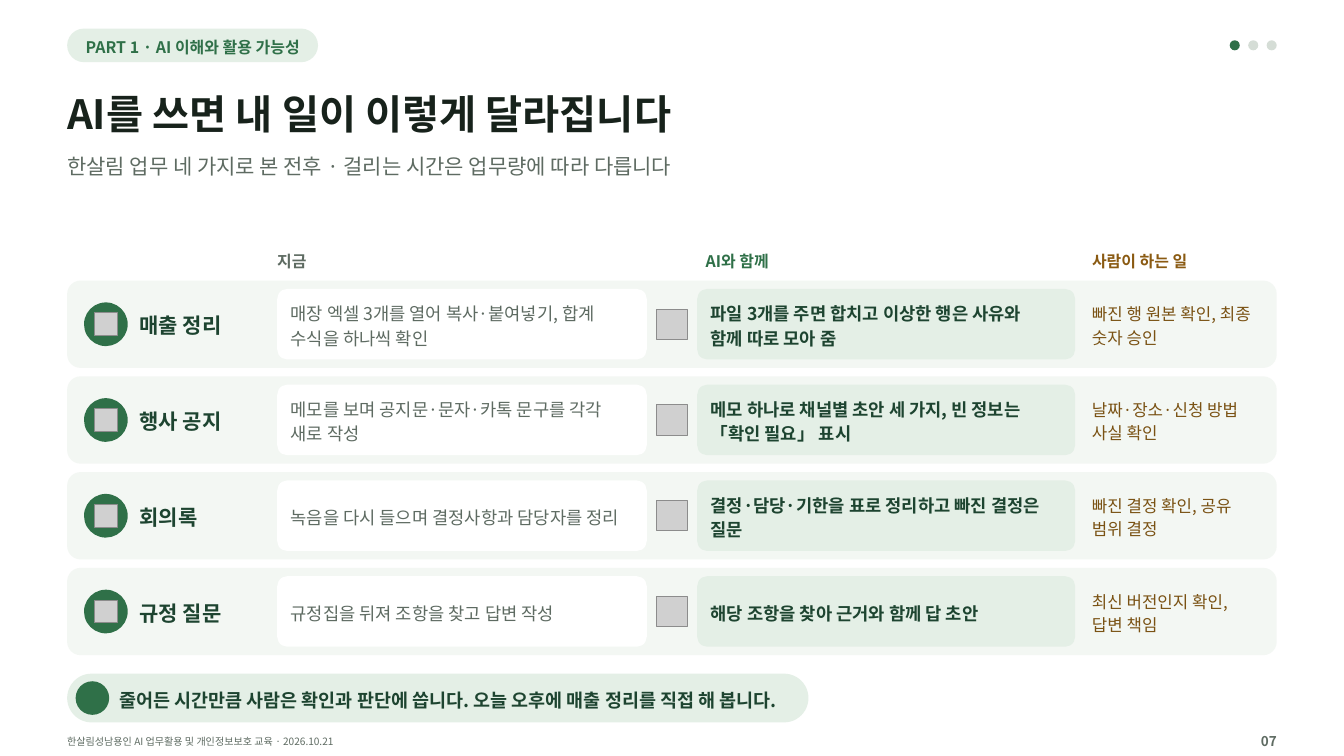
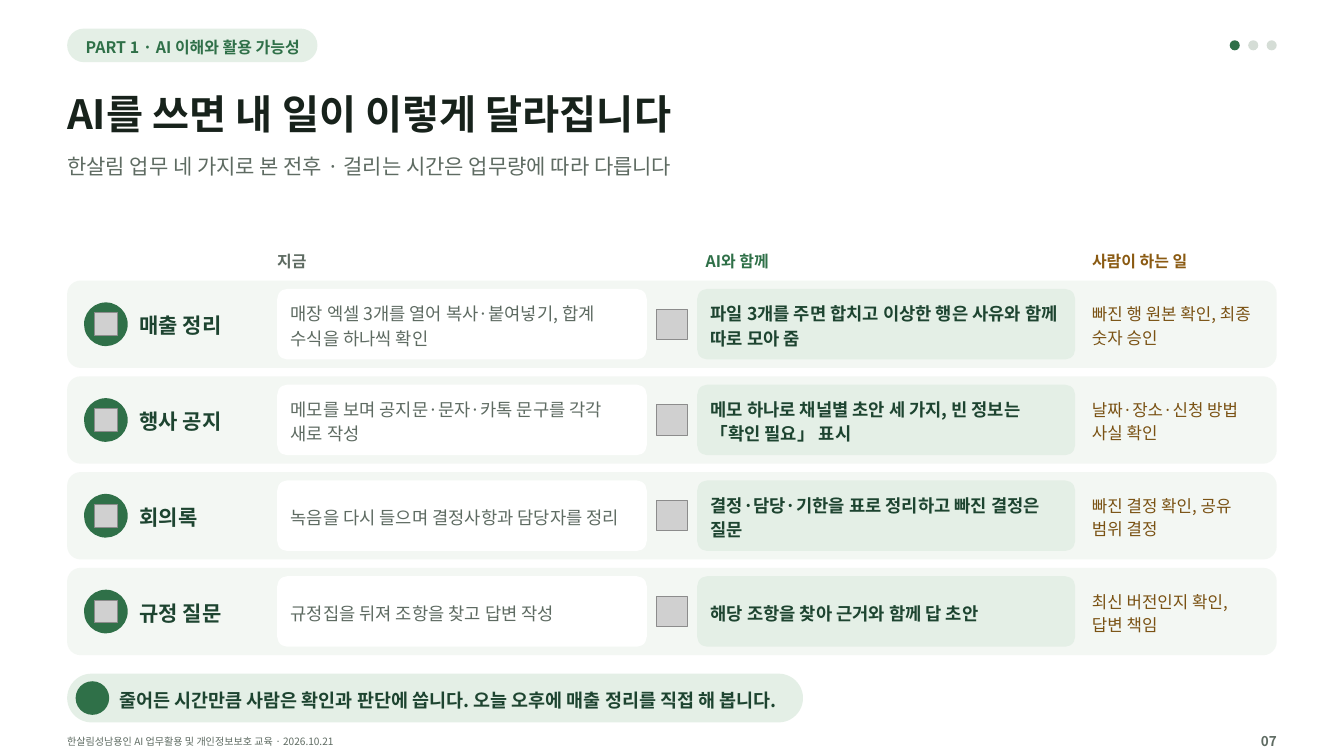
Before and after one commit to kscold/kscold-blog-version-2, a slide deck: slide 7 of apps/web/public/hansalim/files/한살림_AI교육_강의자료.pptx. Drawn at 1344x756 pixels with LibreOffice and Linux fonts; fonts in the diff are those of the drawing; grey boxes stand for pictures; background and template pictures are left out. Boxes give left, top, right and bottom in pixels: in the first picture for what was removed or moved away, otherwise in the second. Text is boxed around its words. In the diff, an @@ line names an element or a change of style, - is before the commit and + after.

```diff
--- a/apps/web/public/hansalim/files/한살림_AI교육_강의자료.pptx
+++ b/apps/web/public/hansalim/files/한살림_AI교육_강의자료.pptx
@@ text at [711,305,1057,347]: spaces changed @@
-파일 3개를 주면 합치고 이상한 행은 사유와
-함께 따로 모아 줌
+파일 3개를 주면 합치고 이상한 행은 사유와 함께
+따로 모아 줌
@@ rounded rectangle: place and size @@
-rounded rectangle at [68,674,809,722]
+rounded rectangle at [68,674,804,722]
```
Also in this commit, not shown: 138 other slides changed, 3 other files.
